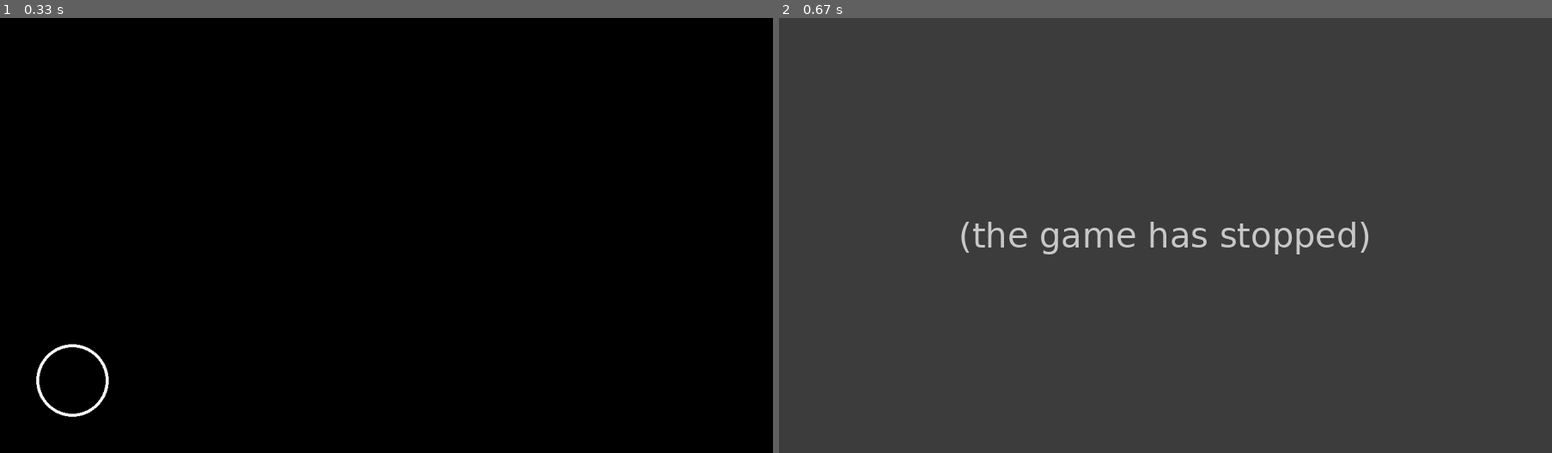
Above: before the commit, frames 1-2 (left to right).
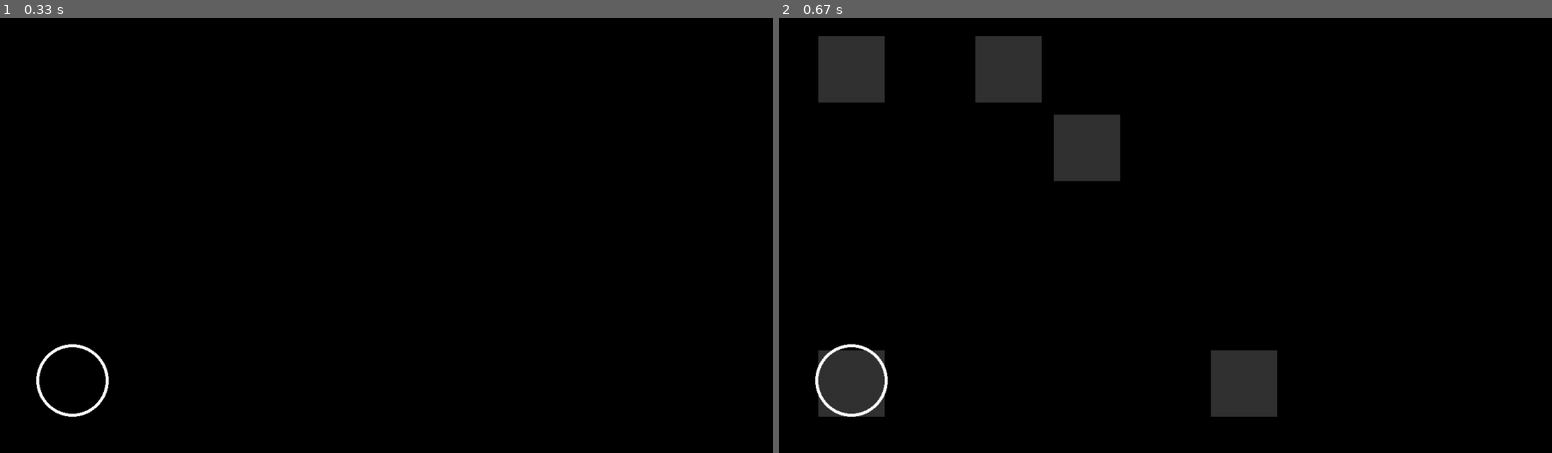
Above: after the commit, the same moments.

Repository: limhoontaig/pygame
Game: pygame game, started from memory_game.py
Same seed, same stepped clock (60 frames per second), same inputs: the game is played once before the commit and once after it.
Inputs (mouse positions are in pixels of both pictures, inside the frame that each line leads up to):
- Up to frame 1 (0.33 s): no input
- Up to frame 2 (0.67 s): click (848, 379) at 0.38 s

Frame 1 is identical in both runs. In frame 2, 94% of the frame differs, in the area x 0-100%, y 0-100%.
Error before the commit: NameError: name 'hidden' is not defined (memory_game.py line 56); the game stopped at 0.45 s (later frames are placeholders)

Commit message:
add the game screen

Diff:
--- a/memory_game.py
+++ b/memory_game.py
@@ -16,10 +16,10 @@
     rows = 5
     columns = 9
 
-    cell_size = 130 # 각 Grid cell 별 가로, 세로 크기
-    button_size = 110 # Grid cell 내에 실제로 그려질 버튼 크기
-    screen_left_margin = 55 # 전체 스크린 왼쪽 여백
-    screen_top_margin = 20 # 전체 스크린 위쪽 여백
+    cell_size = 130 # dimension of width and length of each Grid cell
+    button_size = 110 # Actual button size to draw in Grid cell
+    screen_left_margin = 55 # Left margin of the screen
+    screen_top_margin = 20 # Top margin of the screen
 
     grid = [[0 for col in range(columns)] for row in range(rows)] # 5X 9
 
@@ -32,11 +32,11 @@
             grid[row_idx][col_idx] = number
             number += 1
 
-            # 현재 grid cell 위치 기준으로 x, y 위치를 구함
+            # compute the x, y location of the current grid cell
             center_x = screen_left_margin + (col_idx * cell_size) + (cell_size / 2)
             center_y = screen_top_margin + (row_idx * cell_size) + (cell_size / 2)
 
-            # 숫자 버튼 만들기
+            # make a number button
             button = pygame.Rect(0, 0, button_size, button_size)
             button.center = (center_x, center_y)
 
@@ -51,22 +51,22 @@
 
 # display the screen of the game
 def display_game_screen():
-    global hidden
+    # global hidden
 
-    if not hidden:
-        elapsed_time = (pygame.time.get_ticks() - start_ticks) / 1000 # ms -> sec
-        if elapsed_time > display_time:
-            hidden = True
+    # if not hidden:
+    #     elapsed_time = (pygame.time.get_ticks() - start_ticks) / 1000 # ms -> sec
+    #     if elapsed_time > display_time:
+    #         hidden = True
 
     for idx, rect in enumerate(number_buttons, start=1):
-        if hidden: # 숨김 처리
+        # if hidden: # 숨김 처리
             # 버튼 사각형 그리기
-            pygame.draw.rect(screen, WHITE, rect)
-        else:
-            # 실제 숫자 텍스트
-            cell_text = game_font.render(str(idx), True, WHITE)
-            text_rect = cell_text.get_rect(center=rect.center)
-            screen.blit(cell_text, text_rect)
+        pygame.draw.rect(screen, GRAY, rect)
+        # else:
+        #     # 실제 숫자 텍스트
+        #     cell_text = game_font.render(str(idx), True, WHITE)
+        #     text_rect = cell_text.get_rect(center=rect.center)
+        #     screen.blit(cell_text, text_rect)
 
 # confirm the click position of the start button
 def check_buttons(pos):
@@ -80,6 +80,7 @@
 screen_height = 720
 screen = pygame.display.set_mode((screen_width,screen_height))
 pygame.display.set_caption('Memory Game')
+game_font = pygame.font.Font(None, 120) # define the font
 
 # Start button
 start_button = pygame.Rect(0,0,120,120)
@@ -88,8 +89,9 @@
 # color
 BLACK = (0,0,0)
 WHITE = (255,255,255)
+GRAY = (50,50,50)
 
-number_buttons = []
+number_buttons = [] # Buttons to push by player
 
 # start or not
 start = False
